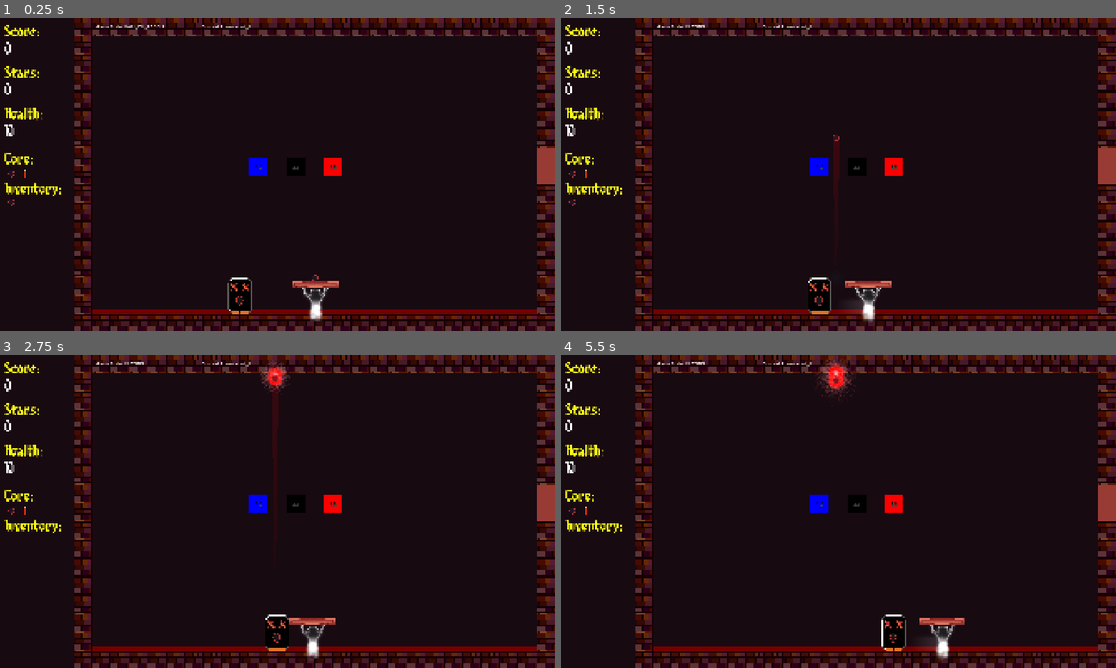
Above: before the commit, frames 1-4 (two rows, left to right).
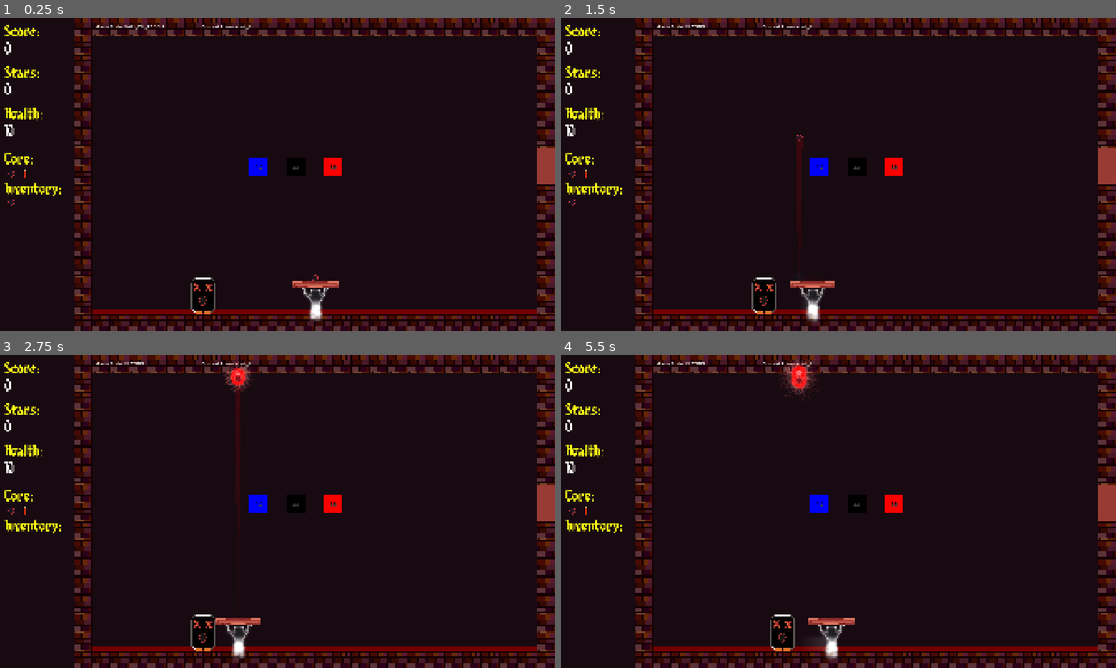
Above: after the commit, the same moments.

Repository: lostpoet999/escape_to_marty
Game: Godot game, scene res://scenes_and_scripts/levels/test_scene.tscn
Two runs of this game, one before a commit and one after it. Both use one fixed random seed, a clock stepped at 60 frames per second and the inputs below. This scene is started directly instead of the project's main scene. Sound files missing from this copy of the repository are replaced by a short silence.
Inputs (mouse positions are in pixels of both pictures, inside the frame that each line leads up to):
- Up to frame 1 (0.25 s): no input
- Up to frame 2 (1.5 s): click (572, 174) at 0.52 s; click (583, 174) at 1.27 s
- Up to frame 3 (2.75 s): click (11, 539) at 2.02 s
- Up to frame 4 (5.5 s): click (572, 511) at 2.77 s; click (583, 511) at 3.52 s; click (572, 511) at 4.27 s; click (583, 511) at 5.02 s

The runs differ from the first frame. In frame 1, 0.4% of the frame differs, in the area x 34-46%, y 82-95%; in frame 2, 1.6%; in frame 3, 2.1%; in frame 4, 2.2%, in the area x 37-73%, y 1-98%.

Commit message:
feat: you can kill deon by ramming him with the paddle

Diff:
--- a/scenes_and_scripts/enemies/hop_right.tres
+++ b/scenes_and_scripts/enemies/enemy_actions/hop_right.tres
@@ -1,6 +1,6 @@
 [gd_resource type="Resource" script_class="HopRight" format=3 uid="uid://b35bxjo42acuj"]
 
-[ext_resource type="Script" uid="uid://bggdt68lamuu7" path="res://scenes_and_scripts/enemies/hop_right.gd" id="1_igphw"]
+[ext_resource type="Script" uid="uid://bggdt68lamuu7" path="res://scenes_and_scripts/enemies/enemy_actions/hop_right.gd" id="1_igphw"]
 
 [resource]
 script = ExtResource("1_igphw")
--- a/scenes_and_scripts/enemies/no_see_me_demon/deon.tscn
+++ /dev/null
@@ -1,33 +0,0 @@
-[gd_scene format=3 uid="uid://2uuvqoi4v3hm"]
-
-[ext_resource type="Script" uid="uid://dhe5qpjvtwdru" path="res://scenes_and_scripts/enemies/no_see_me_demon/deon.gd" id="1_dj3le"]
-[ext_resource type="Script" uid="uid://bbq2uibufrs08" path="res://scenes_and_scripts/enemies/enemy_action_base.gd" id="2_2bfs3"]
-[ext_resource type="Texture2D" uid="uid://dp7nockj7iwkm" path="res://scenes_and_scripts/enemies/no_see_me_demon/no-see-me-demon.png" id="2_ivtob"]
-[ext_resource type="Script" uid="uid://bggdt68lamuu7" path="res://scenes_and_scripts/enemies/hop_right.gd" id="3_2bfs3"]
-
-[sub_resource type="Resource" id="Resource_2bfs3"]
-script = ExtResource("3_2bfs3")
-right_distance = 64.0
-up_distance = 32.0
-speed = 5.0
-max_hops = 5
-back_chance = 30.0
-action_name = "HopRight"
-clamp_paddle = true
-metadata/_custom_type_script = "uid://bggdt68lamuu7"
-
-[sub_resource type="RectangleShape2D" id="RectangleShape2D_2bfs3"]
-size = Vector2(84, 126)
-
-[node name="Deon" type="CharacterBody2D" unique_id=1934117901]
-script = ExtResource("1_dj3le")
-action_pool = Array[ExtResource("2_2bfs3")]([SubResource("Resource_2bfs3")])
-action_timer = 1.0
-is_blocker = true
-
-[node name="EnemySprite" type="Sprite2D" parent="." unique_id=2032254832]
-texture = ExtResource("2_ivtob")
-
-[node name="CollisionShape2D" type="CollisionShape2D" parent="." unique_id=1655691252]
-position = Vector2(0, 1)
-shape = SubResource("RectangleShape2D_2bfs3")
--- a/scenes_and_scripts/enemies/place_enemy.gd
+++ b/scenes_and_scripts/enemies/placed_enemy.gd
@@ -34,12 +34,6 @@
 	var half_width: float = $EnemySprite.texture.get_width() * $EnemySprite.scale.x * scale.x / 2.0
 	var paddle_half: float = paddle._get_scaled_half_width()
 	var sprite_half: float = $EnemySprite.texture.get_width() * $EnemySprite.scale.x * scale.x / 2.0
-	print("sprite_half: ", sprite_half)
-	print("paddle_half: ", paddle_half)
-	print("total: ", sprite_half + paddle_half)
-	print("deon global_pos: ", global_position.x)
-	print("paddle global_pos: ", paddle.global_position.x)
-	print("actual gap: ", paddle.global_position.x - global_position.x)
 	if global_position.x < paddle.global_position.x:
 		return global_position.x + half_width + paddle_half
 	else:
@@ -48,3 +42,11 @@
 func start_action_timer()->void:
 	timer.wait_time = action_timer
 	timer.start()
+
+
+func _on_ramming_collision_body_entered(body: Node2D) -> void:
+	if body is Paddle:
+		if body.committed_distance > 700:
+			print("good hit!")
+			Signalbus.blocker_removed.emit(self)
+			queue_free()
--- /dev/null
+++ b/scenes_and_scripts/enemies/placed_enemy_base.tscn
@@ -0,0 +1,24 @@
+[gd_scene format=3 uid="uid://b3j8yvc0658fc"]
+
+[ext_resource type="Script" uid="uid://d18agj7585akj" path="res://scenes_and_scripts/enemies/placed_enemy.gd" id="1_f4fnr"]
+
+[sub_resource type="RectangleShape2D" id="RectangleShape2D_2bfs3"]
+size = Vector2(84, 127)
+
+[sub_resource type="RectangleShape2D" id="RectangleShape2D_xbwaf"]
+size = Vector2(99, 126)
+
+[node name="EnemyName" type="CharacterBody2D" unique_id=1934117901]
+script = ExtResource("1_f4fnr")
+
+[node name="EnemySprite" type="Sprite2D" parent="." unique_id=2032254832]
+
+[node name="CollisionShape2D" type="CollisionShape2D" parent="." unique_id=1655691252]
+position = Vector2(0, 25)
+shape = SubResource("RectangleShape2D_2bfs3")
+
+[node name="RammingCollision" type="Area2D" parent="." unique_id=390356126]
+
+[node name="CollisionShape2D" type="CollisionShape2D" parent="RammingCollision" unique_id=1959629443]
+position = Vector2(0, 16.5)
+shape = SubResource("RectangleShape2D_xbwaf")
--- a/scenes_and_scripts/enemies/dark_cage/dark_cage.tscn
+++ b/scenes_and_scripts/enemies/specific_enemies/dark_cage/dark_cage.tscn
@@ -1,7 +1,7 @@
 [gd_scene format=3 uid="uid://cm2bdw1o1sypc"]
 
-[ext_resource type="Script" uid="uid://b4hcsh1h0iqw" path="res://scenes_and_scripts/enemies/dark_cage/dark_cage.gd" id="1_dimqk"]
-[ext_resource type="Texture2D" uid="uid://c16188d7egr7o" path="res://scenes_and_scripts/enemies/dark_cage/dark_cage.png" id="2_ra0n8"]
+[ext_resource type="Script" uid="uid://b4hcsh1h0iqw" path="res://scenes_and_scripts/enemies/specific_enemies/dark_cage/dark_cage.gd" id="1_dimqk"]
+[ext_resource type="Texture2D" uid="uid://c16188d7egr7o" path="res://scenes_and_scripts/enemies/specific_enemies/dark_cage/dark_cage.png" id="2_ra0n8"]
 
 [sub_resource type="RectangleShape2D" id="RectangleShape2D_dimqk"]
 size = Vector2(64.000534, 59.998764)
--- /dev/null
+++ b/scenes_and_scripts/enemies/specific_enemies/no_see_me_demon/deon.tscn
@@ -0,0 +1,34 @@
+[gd_scene format=3 uid="uid://c3bjgu70hca17"]
+
+[ext_resource type="Script" uid="uid://dhe5qpjvtwdru" path="res://scenes_and_scripts/enemies/specific_enemies/no_see_me_demon/deon.gd" id="1_dj3le"]
+[ext_resource type="PackedScene" uid="uid://b3j8yvc0658fc" path="res://scenes_and_scripts/enemies/placed_enemy_base.tscn" id="1_hxmmq"]
+[ext_resource type="Script" uid="uid://bbq2uibufrs08" path="res://scenes_and_scripts/enemies/enemy_actions/enemy_action_base.gd" id="2_2bfs3"]
+[ext_resource type="Texture2D" uid="uid://dp7nockj7iwkm" path="res://scenes_and_scripts/enemies/specific_enemies/no_see_me_demon/no-see-me-demon.png" id="2_j7ao1"]
+[ext_resource type="Script" uid="uid://bggdt68lamuu7" path="res://scenes_and_scripts/enemies/enemy_actions/hop_right.gd" id="3_2bfs3"]
+
+[sub_resource type="Resource" id="Resource_rwvd0"]
+script = ExtResource("3_2bfs3")
+right_distance = 64.0
+up_distance = 32.0
+speed = 5.0
+max_hops = 5
+back_chance = 30.0
+action_name = "HopRight"
+clamp_paddle = true
+metadata/_custom_type_script = "uid://bggdt68lamuu7"
+
+[node name="Deon" unique_id=1934117901 instance=ExtResource("1_hxmmq")]
+script = ExtResource("1_dj3le")
+action_pool = Array[ExtResource("2_2bfs3")]([SubResource("Resource_rwvd0")])
+action_timer = 5.0
+
+[node name="EnemySprite" parent="." index="0" unique_id=2032254832]
+texture = ExtResource("2_j7ao1")
+
+[node name="CollisionShape2D" parent="." index="1" unique_id=1655691252]
+position = Vector2(1, 1)
+
+[node name="CollisionShape2D" parent="RammingCollision" parent_id_path=PackedInt32Array(390356126) index="0" unique_id=1959629443]
+position = Vector2(1.5, 2)
+
+[connection signal="body_entered" from="RammingCollision" to="." method="_on_ramming_collision_body_entered"]
--- a/scenes_and_scripts/levels/floor_1_the_lighthouse/floor_1_layout.tres
+++ b/scenes_and_scripts/levels/floor_1_the_lighthouse/floor_1_layout.tres
@@ -16,7 +16,7 @@
 [ext_resource type="Script" uid="uid://ccw8ssedjvd48" path="res://scenes_and_scripts/bricks/seal_difficulty.gd" id="12_gmdml"]
 [ext_resource type="Script" uid="uid://dm8qchhbo37mu" path="res://scenes_and_scripts/enemies/enemy_config.gd" id="13_74xxy"]
 [ext_resource type="Script" uid="uid://cqac2vv2p8oga" path="res://scenes_and_scripts/bricks/seal_phase_config.gd" id="13_rtyfa"]
-[ext_resource type="PackedScene" uid="uid://cm2bdw1o1sypc" path="res://scenes_and_scripts/enemies/dark_cage/dark_cage.tscn" id="14_q8bvp"]
+[ext_resource type="PackedScene" uid="uid://cm2bdw1o1sypc" path="res://scenes_and_scripts/enemies/specific_enemies/dark_cage/dark_cage.tscn" id="14_q8bvp"]
 
 [sub_resource type="Resource" id="Resource_xcoa1"]
 script = ExtResource("1_hqd6g")
--- a/scenes_and_scripts/levels/test_scene.tscn
+++ b/scenes_and_scripts/levels/test_scene.tscn
@@ -2,7 +2,7 @@
 
 [ext_resource type="PackedScene" uid="uid://bea1h3570swpu" path="res://scenes_and_scripts/levels/room_base.tscn" id="1_mohje"]
 [ext_resource type="PackedScene" uid="uid://cm1kspxv86400" path="res://scenes_and_scripts/bricks/open_seal.tscn" id="2_v1bgv"]
-[ext_resource type="PackedScene" uid="uid://2uuvqoi4v3hm" path="res://scenes_and_scripts/enemies/no_see_me_demon/deon.tscn" id="3_v1bgv"]
+[ext_resource type="PackedScene" uid="uid://c3bjgu70hca17" path="res://scenes_and_scripts/enemies/specific_enemies/no_see_me_demon/deon.tscn" id="3_v1bgv"]
 
 [node name="room_base" unique_id=565861230 instance=ExtResource("1_mohje")]
 
@@ -22,5 +22,6 @@
 1: 3.0
 })
 
-[node name="Deon3" parent="." index="11" unique_id=1934117901 instance=ExtResource("3_v1bgv")]
-position = Vector2(832, 960)
+[node name="Deon" parent="." index="11" unique_id=1934117901 instance=ExtResource("3_v1bgv")]
+position = Vector2(704, 960)
+is_blocker = true
--- a/scenes_and_scripts/player/paddle.gd
+++ b/scenes_and_scripts/player/paddle.gd
@@ -25,6 +25,11 @@
 @onready var sprite: Sprite2D = $PaddleSprite
 @onready var paddle_collision_shape: CollisionShape2D = $PaddleCollisionShape
 
+var committed_distance: float = 0.0
+var _last_direction: float = 0.0
+var _distance_accumulator: float = 0.0
+
+
 
 @export var paddle_powerups: Array[PaddlePowerup]
 @export var active_paddle_powerup: PaddleActive #will type cast later
@@ -34,6 +39,7 @@
 
 
 func _ready() -> void:
+	last_position = global_position
 	connect_signals()
 	base_scale_x = sprite.scale.x
 	base_shape_size_x = paddle_collision_shape.scale.x
@@ -141,12 +147,10 @@
 		add_child(freeze_timer)
 
 
+
 	freeze_timer.wait_time = time
 	freeze_timer.start()
 	paddle_frozen = true
-	#starts timer for amount passed
-	#freezes paddle until timer over
-	#if another freez happens ignore
 
 func _on_freeze_timer_expire()->void:
 	if GameManager.current_floor != GameManager.GameState.LEVEL_CLEARED:
@@ -165,8 +169,24 @@
 func get_movement_direction() -> float:
 	return current_speed
 
+func _track_committed_distance(prev_x: float) -> void:
+	var direction = sign(position.x - prev_x)
+	if direction != 0.0:
+		if direction != _last_direction:
+			_distance_accumulator = 0.0
+			_last_direction = direction
+		_distance_accumulator += abs(position.x - prev_x)
+	committed_distance = _distance_accumulator
+
+func reset_committed_distance() -> void:
+	_distance_accumulator = 0.0
+	committed_distance = 0.0
+
 func _physics_process(delta: float) -> void:
+	if abs(current_speed) <= 1500.0: reset_committed_distance()
 	if !paddle_frozen:
+		var prev_x = position.x
 		position.x = accumulated_mouse_movement_x
 		current_speed = (global_position.x - last_position.x) / delta
 		last_position = global_position
+		_track_committed_distance(prev_x)
Renamed: scenes_and_scripts/enemies/enemy_action_base.gd -> scenes_and_scripts/enemies/enemy_actions/enemy_action_base.gd
Renamed: scenes_and_scripts/enemies/enemy_action_base.gd.uid -> scenes_and_scripts/enemies/enemy_actions/enemy_action_base.gd.uid
Renamed: scenes_and_scripts/enemies/hop_right.gd -> scenes_and_scripts/enemies/enemy_actions/hop_right.gd
Renamed: scenes_and_scripts/enemies/hop_right.gd.uid -> scenes_and_scripts/enemies/enemy_actions/hop_right.gd.uid
Renamed: scenes_and_scripts/enemies/place_enemy.gd.uid -> scenes_and_scripts/enemies/placed_enemy.gd.uid
Renamed: scenes_and_scripts/enemies/dark_cage/dark_cage.gd -> scenes_and_scripts/enemies/specific_enemies/dark_cage/dark_cage.gd
Renamed: scenes_and_scripts/enemies/dark_cage/dark_cage.gd.uid -> scenes_and_scripts/enemies/specific_enemies/dark_cage/dark_cage.gd.uid
Renamed: scenes_and_scripts/enemies/dark_cage/dark_cage.png -> scenes_and_scripts/enemies/specific_enemies/dark_cage/dark_cage.png
Not shown, changed: scenes_and_scripts/enemies/specific_enemies/dark_cage/dark_cage.png.import
Renamed: scenes_and_scripts/enemies/no_see_me_demon/deon.gd -> scenes_and_scripts/enemies/specific_enemies/no_see_me_demon/deon.gd
Renamed: scenes_and_scripts/enemies/no_see_me_demon/deon.gd.uid -> scenes_and_scripts/enemies/specific_enemies/no_see_me_demon/deon.gd.uid
Renamed: scenes_and_scripts/enemies/no_see_me_demon/no-see-me-demon.png -> scenes_and_scripts/enemies/specific_enemies/no_see_me_demon/no-see-me-demon.png
(and 1 more such lines)
